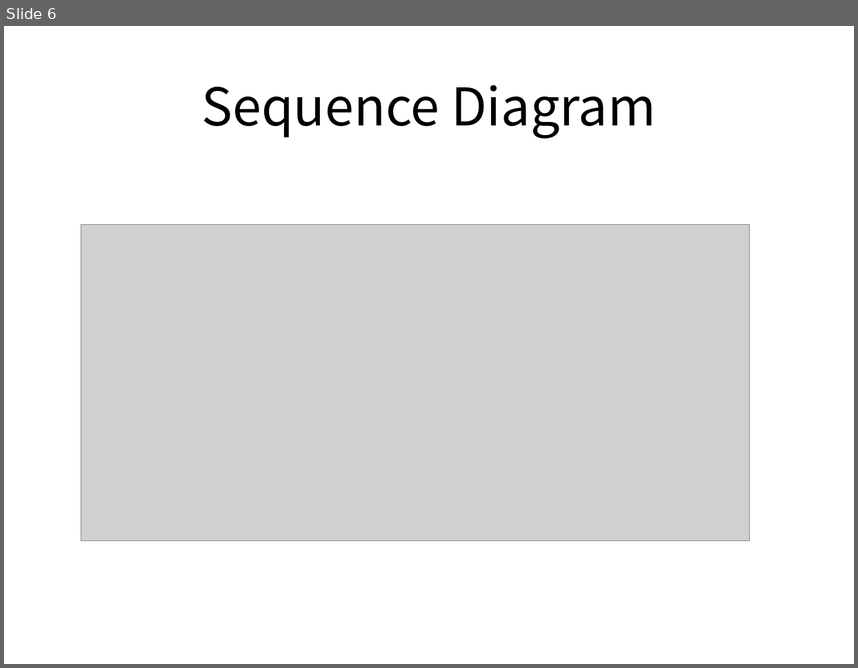
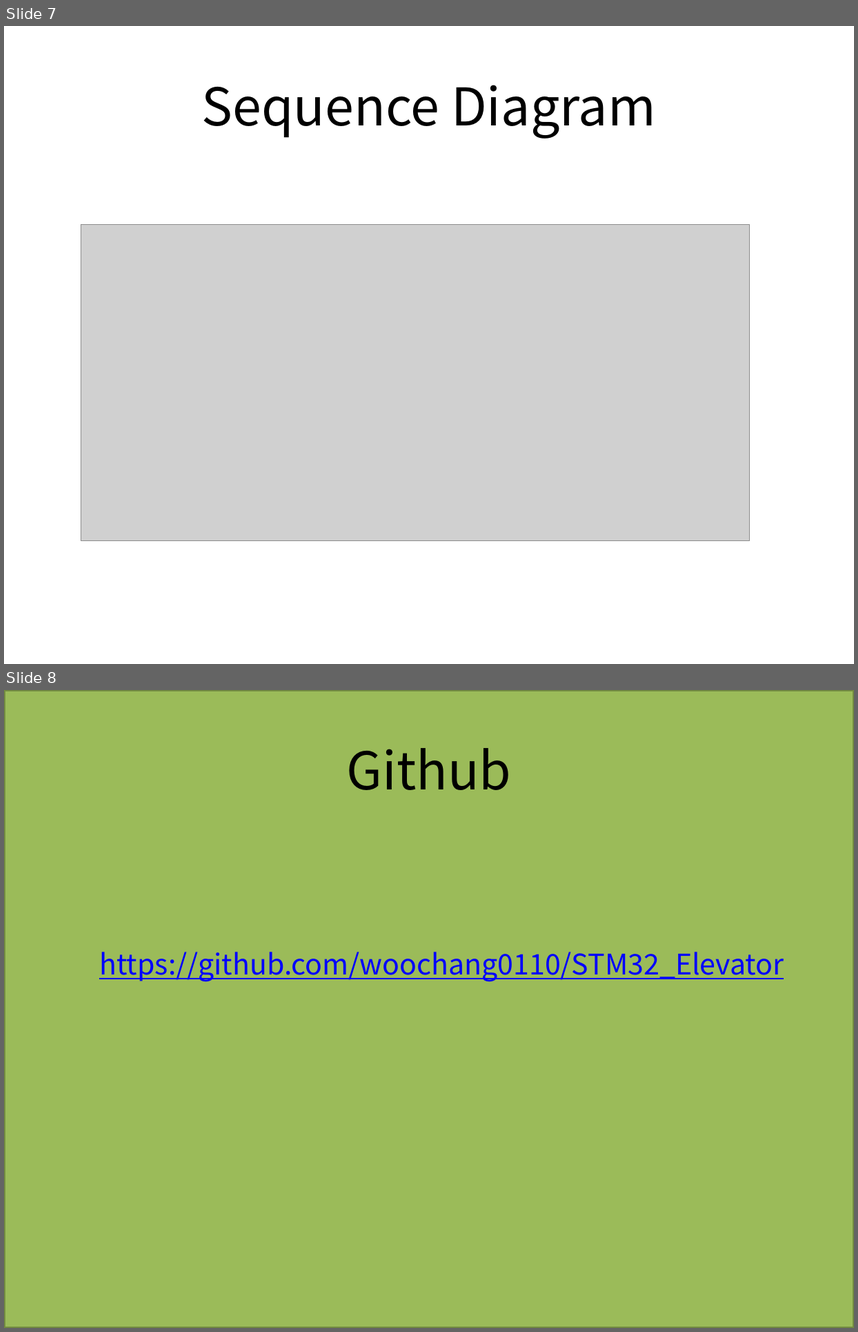
Before and after one commit to woochang0110/STM32_Elevator, a slide deck: Document/Elevator_ppt_for_modify.pptx. Shown one above the other, each under a label of ours: slide 6 before the commit, slides 7 and 8 after it. The pictures are 858x668 and 858x1332 pixels, drawn with LibreOffice and Linux fonts; fonts in the diff are those of the drawing; grey boxes stand for pictures. Boxes give left, top, right and bottom in pixels: in the first picture for what was removed or moved away, otherwise in the second. Text is boxed around its words. In the diff, an @@ line names an element or a change of style, - is before the commit and + after.

```diff
--- a/Document/Elevator_ppt_for_modify.pptx
+++ b/Document/Elevator_ppt_for_modify.pptx
@@ slide 8 added at [4, 690, 854, 1328], background #FFFFFF @@
@@ rectangle added at [4, 690, 854, 1328], fill #9BBB59, outline #738A42 2 pt @@
@@ title added at [346, 748, 511, 790], 44 pt, text #000000 @@
+Github
@@ text added at [99, 952, 784, 982], 24 pt, text #0000FF, underline @@
+https://github.com/woochang0110/STM32_Elevator
@@ what was slide 6 is now slide 7 @@
```
Also in this commit, not shown: 2 slides changed, 1 other slide added, 5 other files.
